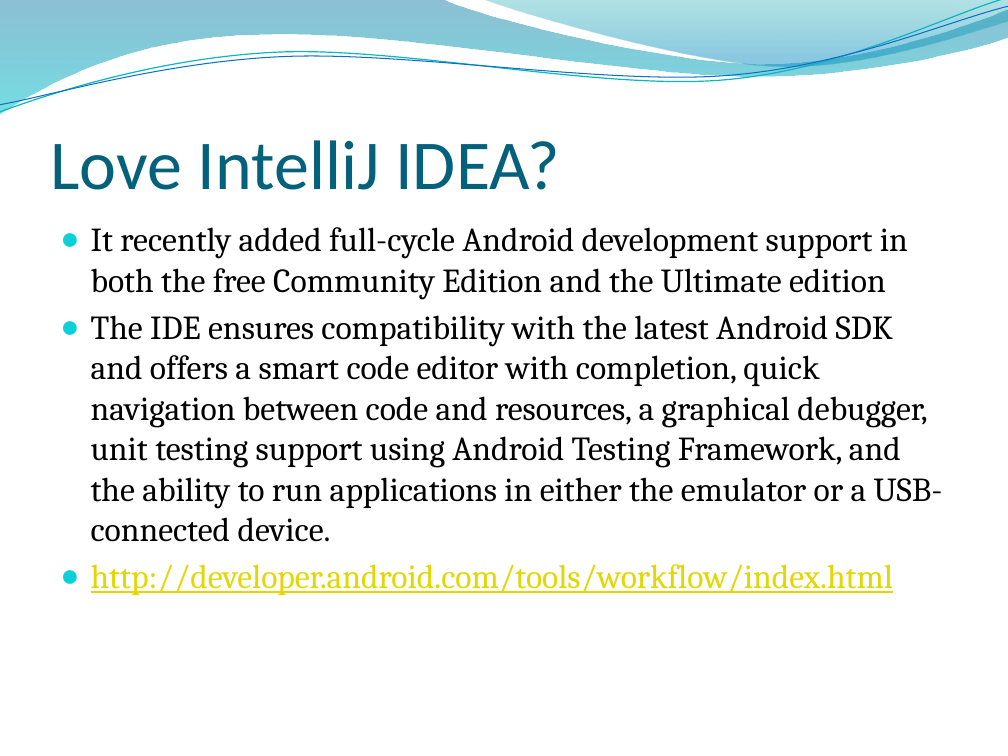
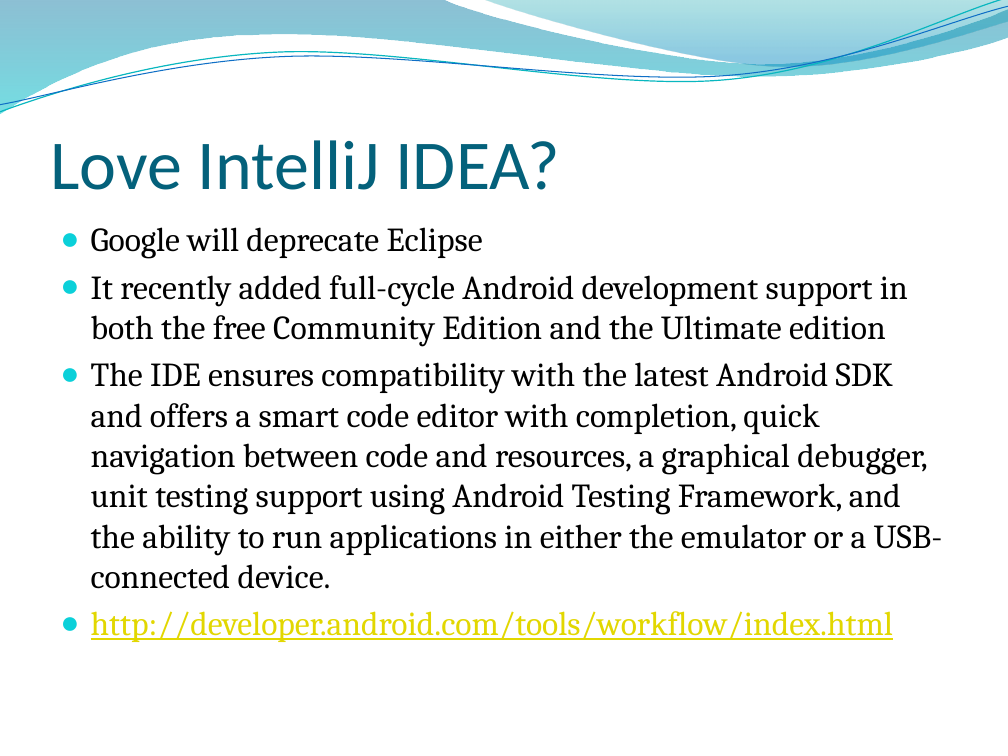
Before and after one commit to melbjvm/android101, a slide deck: slide 9 of Android 101.pptx. Drawn at 1008x756 pixels with LibreOffice and Linux fonts; fonts in the diff are those of the drawing. Boxes give left, top, right and bottom in pixels: in the first picture for what was removed or moved away, otherwise in the second. Text is boxed around its words. In the diff, an @@ line names an element or a change of style, - is before the commit and + after.

```diff
--- a/Android 101.pptx
+++ b/Android 101.pptx
@@ text at (91,227,483,259): paragraph added @@
+● Google will deprecate Eclipse
```
Also in this commit, not shown: 2 other slides changed.
